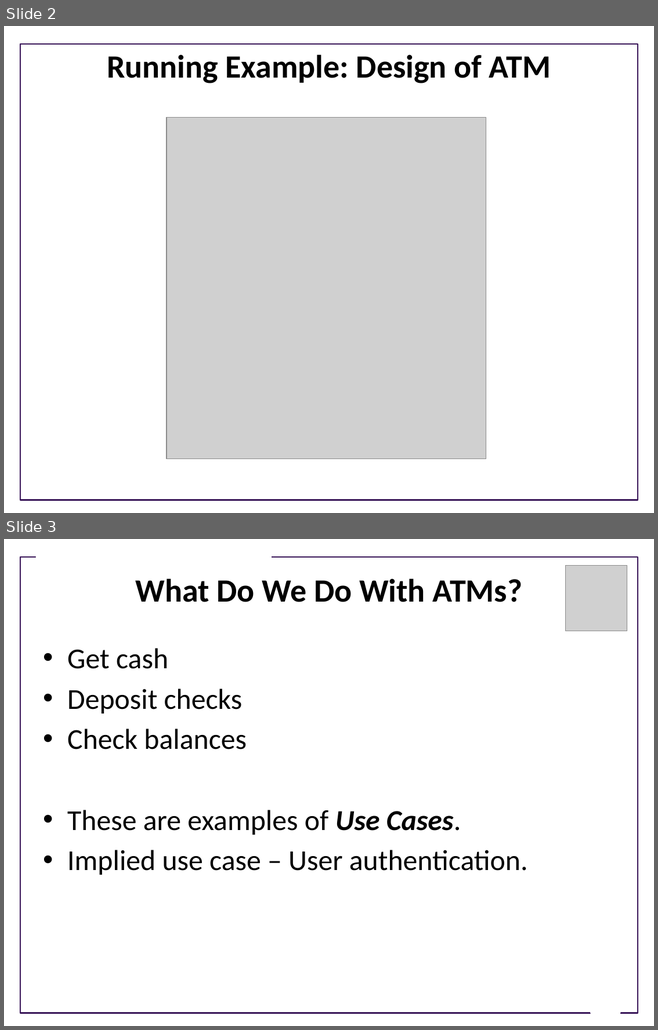
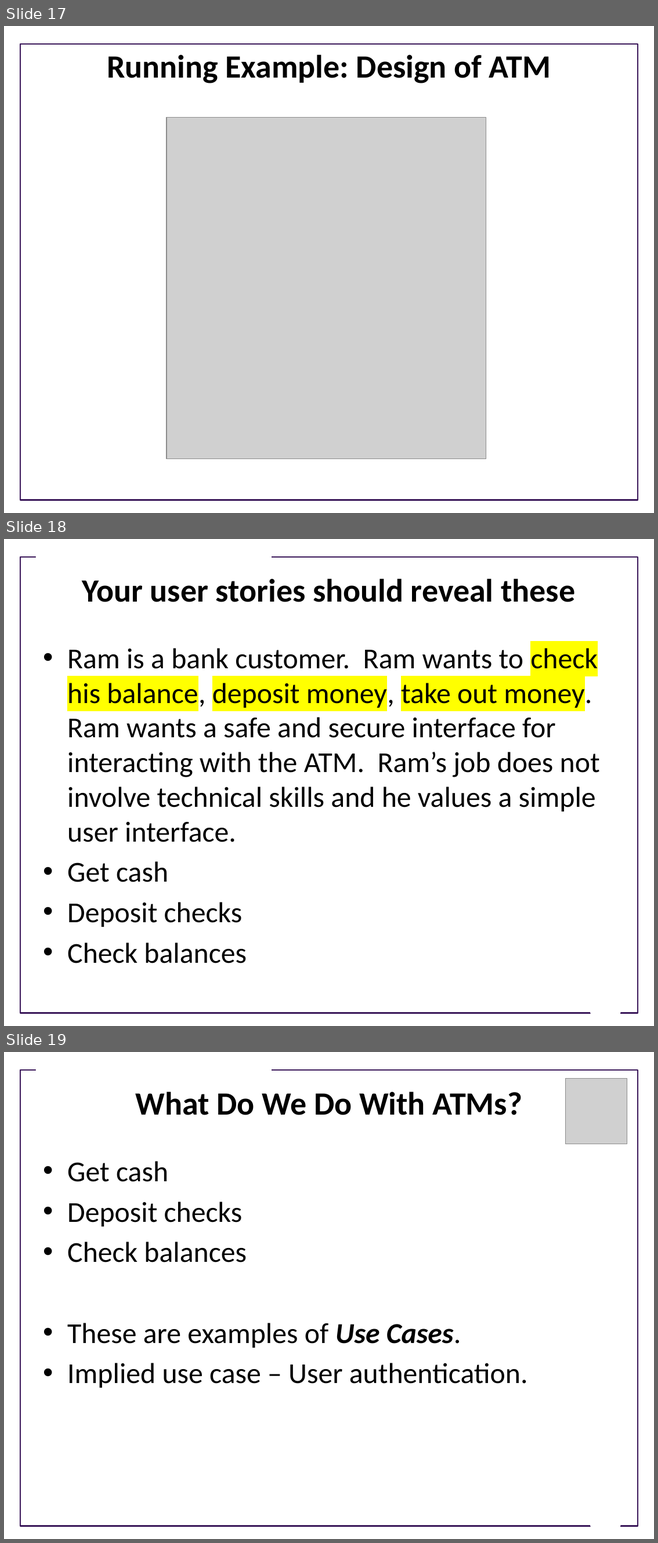
Before and after one commit to UWDIRECT/UWDIRECT.github.io, a slide deck: Wi22_content/SEDS/Use_cases.pptx. Shown one above the other, each under a label of ours: slides 2 and 3 before the commit, slides 17, 18 and 19 after it. The pictures are 658x1030 and 658x1543 pixels, drawn with LibreOffice and Linux fonts; fonts in the diff are those of the drawing; grey boxes stand for pictures; background and template pictures are left out. Boxes give left, top, right and bottom in pixels: in the first picture for what was removed or moved away, otherwise in the second. Text is boxed around its words. In the diff, an @@ line names an element or a change of style, - is before the commit and + after.

```diff
--- a/Wi22_content/SEDS/Use_cases.pptx
+++ b/Wi22_content/SEDS/Use_cases.pptx
@@ slide 18 added at box(4, 539, 654, 1026), background #FFFFFF; not listed: 3 template elements that a slide beside it also shows @@
@@ title added at box(82, 578, 575, 602), 36 pt, text #000000, bold @@
+Your user stories should reveal these
@@ text added at box(67, 648, 600, 964), 32 pt, text #000000 @@
+• Ram is a bank customer. Ram wants to check his balance, deposit money, take out money. Ram wants a safe and secure interface for interacting with the ATM. Ram’s job does not involve technical skills and he values a simple user interface.
+• Get cash
+• Deposit checks
+• Check balances
@@ what was slide 2 is now slide 17 @@
@@ what was slide 3 is now slide 19 @@
```
Also in this commit, not shown: 2 slides changed, 28 other slides added, 2 slides removed.
